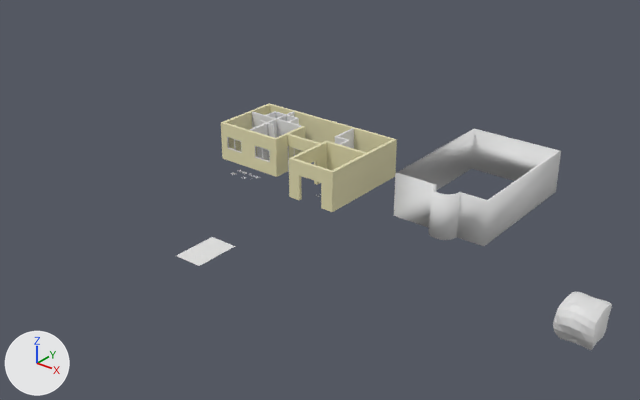
Before and after pictures for a commit that changed the Blender file exemplos/casa_tutorial.blend.
Before and after are seen from a 50 mm camera at (46.2, -43.4, 27.5) aimed at (6.6, 6.2, -3.2). Every picture has the same lights, and +X, +Y and +Z are marked at lower left.

Names of what the first picture shows: 'Cube.002', 'Wall', '_CL_RECT', 'parede externa', 'parede interna'.
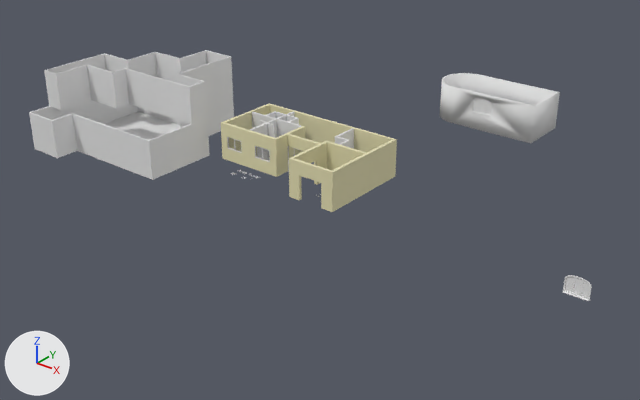
Commit message: exercício da casa

ob_hole is not drawn itself; it is used by a modifier of ob_autoboolean.
ob_hole_001 is not drawn itself; it is used by a modifier of ob_autoboolean.
ob_autoboolean is not drawn itself; it is used by a modifier of ob_wall.

Boxes [x1, y1, x2, y2] around the edits, measured in the pictures (640 x 400 px):
'paredes', added
    after: [29, 50, 234, 178]
'Wall', reshaped, moved (28% narrower, 40% shorter)
    before: [394, 129, 561, 246]
    after: [440, 73, 560, 143]
'Cube.002', deleted
    before: [553, 292, 612, 350]
'laje terreo', added
    after: [34, 112, 221, 180]
'_CL_RECT', deleted
    before: [176, 237, 235, 266]
'Window Panel', added
    after: [572, 277, 583, 296]
'Window', added
    after: [563, 275, 592, 301]
'Window Panel.001', added
    after: [581, 280, 590, 299]
'Window Panel.002', added
    after: [564, 277, 574, 293]
'Window Panel.004', added
    after: [479, 98, 486, 114]
'Window Panel.003', added
    after: [473, 97, 480, 112]
'Window Panel.005', added
    after: [485, 99, 492, 115]

Patch to the scene script:
```diff
--- a/exemplos/casa_tutorial.blend.py
+++ b/exemplos/casa_tutorial.blend.py
@@ me_wall @@
-me_wall.from_pydata(...)  # 72 vertices, 36 faces; spans x 0.0..7.03, y -11.51..0.0, z 0.0..3.2
+me_wall.from_pydata(...)  # 66 vertices, 33 faces; spans x -2.24..7.52, y -0.04..4.5, z 0.0..3.2
+# me_wall part 1
+# 70 vertices are removed from x 0.03..7.03, y -11.51..0.0, z 0.0..3.2
+# 36 faces are deleted
+# 32 vertices are added at x -2.24..7.52, y -0.04..4.5, z 0.0
+# 32 new vertices lie (0.0, 0.0, 3.2) away from vertices in x -2.24..7.52, y -0.04..4.5, z 0.0
+# 33 new faces join them
 me_wall.materials.append(mat_wall2_inside)
@@ me_autoboolean @@
+me_autoboolean.from_pydata([], [], [])
+me_autoboolean.materials.append(mat_wall2_inside)  # white #e7e7e7
+me_autoboolean.materials.append(mat_wall2_outside)  # white #e7e7e7
+me_autoboolean.materials.append(mat_wall2_cuts)  # white #e7e7e7
+me_autoboolean.materials.append(mat_wall2_alt1)  # white #e7e7e7
+me_autoboolean.materials.append(mat_wall2_alt2)  # white #e7e7e7
+me_autoboolean.materials.append(mat_wall2_alt3)  # white #e7e7e7
+me_autoboolean.materials.append(mat_wall2_alt4)  # white #e7e7e7
+me_autoboolean.materials.append(mat_wall2_alt5)  # white #e7e7e7
@@ ob_cl_rect @@
-ob_cl_rect = bpy.data.objects.new('_CL_RECT', me_mesh)
@@ ob_cube_002 @@
-ob_cube_002 = bpy.data.objects.new('Cube.002', me_cube_001)
@@ ob_wall @@
 ob_wall = bpy.data.objects.new('Wall', me_wall)
-ob_wall.location = (16.22, 12.73, 0.0)
+ob_wall.parent = ob_reference
+ob_wall.location = (2.239, 0.0352, 0.0)
 _m = ob_wall.modifiers.new('Wall', 'SOLIDIFY')
@@ ob_reference @@
+ob_reference = bpy.data.objects.new('Reference', me_reference)  # 42 vertices, 0 faces, 59 loose edges; spans x -0.25..0.8, y -0.25..0.8, z -0.05..0.8
+ob_reference.location = (7.87, 20.04, 0.0)
@@ ob_autoboolean @@
+ob_autoboolean = bpy.data.objects.new('AutoBoolean', me_autoboolean)  # modifiers BOOLEAN, BOOLEAN
+ob_autoboolean.location = (10.11, 20.07, 0.0)
@@ ob_hole @@
+ob_hole = bpy.data.objects.new('hole', me_hole)  # 76 vertices, 59 faces; spans x -0.96..0.96, y -0.2..0.2, z 0.94..2.46; in mat_wall2_inside (white #e7e7e7)
+ob_hole.parent = ob_window
+ob_hole.location = (0.0, 0.0, 0.0)
@@ ob_window @@
+ob_window = bpy.data.objects.new('Window', me_window)  # 134 vertices, 128 faces; spans x -1.0..1.0, y -0.14..0.14, z 0.94..2.46; in mat_window_inside (white #e7e7e7), mat_window_outside (white #e7e7e7), mat_window_metal (white #e7e7e7), mat_window_stone (white #e7e7e7)
+ob_window.parent = ob_reference
+ob_window.location = (19.58, -11.78, -5.979)
@@ ob_hole_001 @@
+ob_hole_001 = bpy.data.objects.new('hole.001', me_hole_001)  # 76 vertices, 59 faces; spans x -0.96..0.96, y -0.18..0.18, z 0.94..2.46; in mat_wall2_inside (white #e7e7e7), mat_wall2_outside (white #e7e7e7), mat_wall2_cuts (white #e7e7e7)
+ob_hole_001.parent = ob_window_001
+ob_hole_001.location = (0.0, 0.0, 0.0)
@@ ob_window_001 @@
+ob_window_001 = bpy.data.objects.new('Window.001', me_window_001)  # 134 vertices, 128 faces; spans x -1.0..1.0, y -0.12..0.12, z 0.94..2.46; in mat_window_inside (white #e7e7e7), mat_window_outside (white #e7e7e7), mat_window_metal (white #e7e7e7), mat_window_stone (white #e7e7e7)
+ob_window_001.parent = ob_reference
+ob_window_001.location = (4.997, 0.105, 0.487)
+ob_window_001.rotation_euler = (0.0, 0.0, -0.0047)  # degrees (0, 0, -0.3)
@@ ob_window_panel_005 @@
+ob_window_panel_005 = bpy.data.objects.new('Window Panel.005', me_window_panel_007)  # 247 vertices, 249 faces; spans x -0.6..0.0, y -0.06..0.0, z 0.0..1.378; in mat_window_inside (white #e7e7e7), mat_window_outside (white #e7e7e7), mat_window_glass (white #e7e7e7)
+ob_window_panel_005.parent = ob_window_001
+ob_window_panel_005.location = (0.9, 0.065, 1.0)
@@ ob_window_panel_004 @@
+ob_window_panel_004 = bpy.data.objects.new('Window Panel.004', me_window_panel_006)  # 247 vertices, 249 faces; spans x 0.0..0.6, y -0.06..0.0, z 0.0..1.4; in mat_window_inside (white #e7e7e7), mat_window_outside (white #e7e7e7), mat_window_glass (white #e7e7e7)
+ob_window_panel_004.parent = ob_window_001
+ob_window_panel_004.location = (-0.3, 0.065, 1.0)
@@ ob_window_panel_003 @@
+ob_window_panel_003 = bpy.data.objects.new('Window Panel.003', me_window_panel_005)  # 247 vertices, 249 faces; spans x 0.0..0.6, y -0.06..0.0, z 0.0..1.378; in mat_window_inside (white #e7e7e7), mat_window_outside (white #e7e7e7), mat_window_glass (white #e7e7e7)
+ob_window_panel_003.parent = ob_window_001
+ob_window_panel_003.location = (-0.9, 0.065, 1.0)
@@ ob_window_panel_001 @@
+ob_window_panel_001 = bpy.data.objects.new('Window Panel.001', me_window_panel_007.copy())
+ob_window_panel_001.parent = ob_window
+ob_window_panel_001.location = (0.9, 0.09, 1.0)
@@ ob_window_panel @@
+ob_window_panel = bpy.data.objects.new('Window Panel', me_window_panel_006.copy())
+ob_window_panel.parent = ob_window
+ob_window_panel.location = (-0.3, 0.09, 1.0)
@@ ob_window_panel_002 @@
+ob_window_panel_002 = bpy.data.objects.new('Window Panel.002', me_window_panel_005.copy())
+ob_window_panel_002.parent = ob_window
+ob_window_panel_002.location = (-0.9, 0.09, 1.0)
@@ ob_laje_terreo @@
+ob_laje_terreo = bpy.data.objects.new('laje terreo', me_plane_005)  # 20 vertices, 10 faces; spans x -4.5..7.5, y -6.41..7.5, z 0.0; modifiers SOLIDIFY
+ob_laje_terreo.location = (-8.88, 0.6, 0.0)
@@ ob_paredes @@
+ob_paredes = bpy.data.objects.new('paredes', me_plane)  # 50 vertices, 23 faces; spans x -4.5..7.5, y -6.41..7.5, z 0.0..6.0; modifiers SOLIDIFY
+ob_paredes.location = (-8.88, 0.6, 0.0)
```
